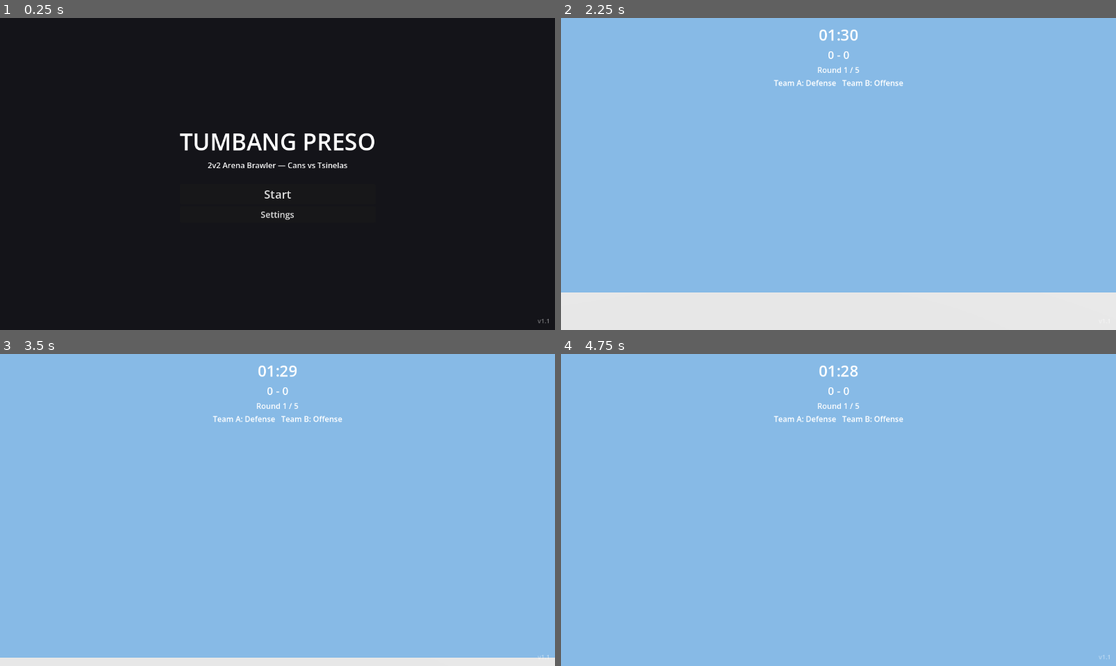
Above: before the commit, frames 1-4 (two rows, left to right).
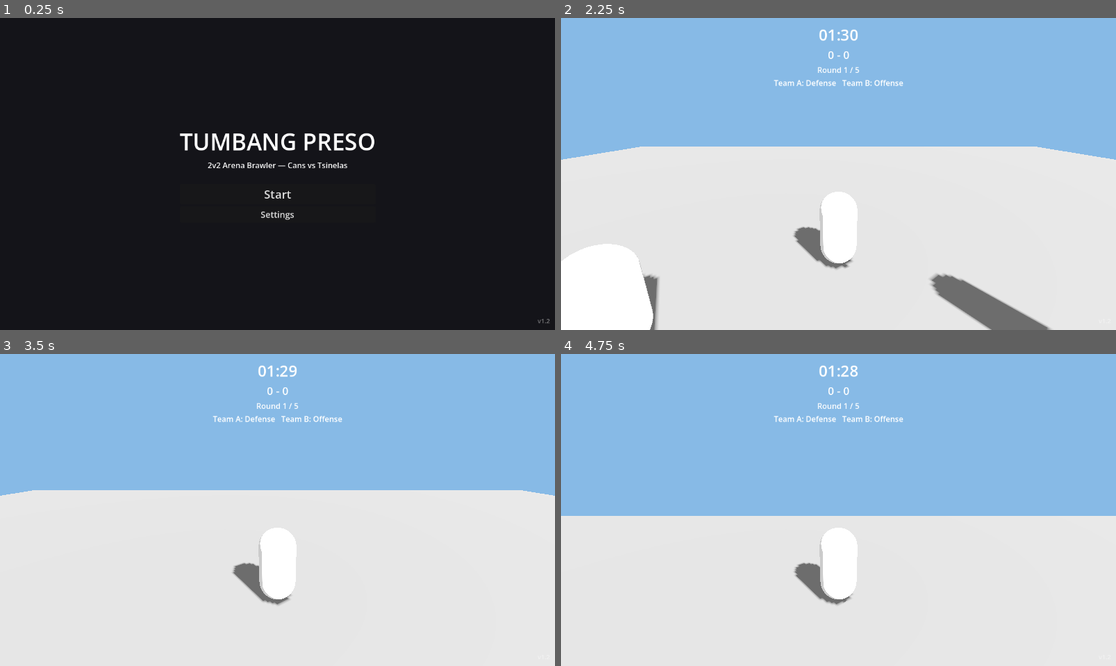
Above: after the commit, the same moments.

Repository: DOST-GameDEV/DOST-GameDev
Game: Godot game, scene res://scenes/ui/MainMenu.tscn
The game is run twice, just before and just after one commit, with the same random seed, the same clock (stepped at 60 frames per second) and the same inputs.
Inputs (mouse positions are in pixels of both pictures, inside the frame that each line leads up to):
- Up to frame 1 (0.25 s): no input
- Up to frame 2 (2.25 s): click "Start" at 0.5 s; click (827, 189) at 1.27 s; type "12" at 1.35 s; click "Local Match (single PC)" at 2 s
- Up to frame 3 (3.5 s): tap Enter (bump_p2) at 2.75 s; move the mouse to (305, 510) at 2.77 s; hold W (move_up_p1) from 2.78 s (still down); tap Space (bump_p1) at 2.85 s
- Up to frame 4 (4.75 s): keep holding W (move_up_p1); move the mouse to (810, 510) at 3.52 s; tap Enter (bump_p2) at 3.6 s; move the mouse to (849, 503) at 4.27 s; tap Ctrl (guard_dash_p2) at 4.35 s

The runs differ from the first frame. In frame 1, less than 0.1% of the frame differs, in the area x 98-99%, y 96-98%; in frame 2, 48%; in frame 3, 54%, in the area x 0-100%, y 43-98%; in frame 4, 48%.

Commit message:
Fix TPP camera pointing away from its own character (v1.2)
Root cause: SpringArm3D pushes its children along its own LOCAL +Z, not
-Z. CameraRig.tscn baked the arm at rotation_degrees (-15, 180, 0) on the
assumption it cast along -Z, so the 180 yaw placed the camera 4.35 units
IN FRONT of the character rather than behind it. The compensating
(0, 180, 0) on TppCamera then aimed it further forward and 15° UP.

Net effect: every Prop's third-person view was a shot of empty sky with
its own character behind the camera. This is what the game actually
looked like when launched — sky, a sliver of ground, no players — and
since main.gd's local flow activates TeamAProp's (a Prop, so TPP) rig by
default, it was the first thing anyone saw on Local Match.

Not a merge regression: the bad bake dates from c7cdf16, where the rig
was built, and docs/Handoff.md item 13 explicitly flagged these exact
transforms as never having been eyeballed because the authoring
environment had no display.

Fix: the arm carries pitch only, (-15, 0, 0) — local +Z is then
(0, +0.259, +0.966), behind and above — and TppCamera carries no rotation,
since the arm's -Z is already "forward and 15° down".

Verified with a real Metal-rendered frame at 1152x648, not headless:
forward · (character − camera) went from -0.972 to +0.972, and the
rendered frame shows the character framed from behind and above with the
arena visible. FPP re-checked in the same pass — eye height, own body
shadow-only, other units visible.

The explanation lives in camera_rig.gd's header rather than as .tscn
comments, which Godot strips whenever the editor re-saves the scene.

Diff:
--- a/project.godot
+++ b/project.godot
@@ -15,7 +15,7 @@
 ; Single source of truth for the build version — see scripts/systems/game_version.gd.
 ; Bump the minor number with every gameplay/UI/model/scene change; shown on screen
 ; (main menu + in-match HUD) so a new build is visually confirmable.
-config/version="1.1"
+config/version="1.2"
 run/main_scene="res://scenes/ui/MainMenu.tscn"
 config/features=PackedStringArray("4.7", "Forward Plus")
 config/icon="res://icon.svg"
--- a/scenes/characters/CameraRig.tscn
+++ b/scenes/characters/CameraRig.tscn
@@ -15,11 +15,10 @@
 
 [node name="TppArm" type="SpringArm3D" parent="."]
 position = Vector3(0, 1.2, 0)
-rotation_degrees = Vector3(-15, 180, 0)
+rotation_degrees = Vector3(-15, 0, 0)
 collision_mask = 1
 spring_length = 4.5
 
 [node name="TppCamera" type="Camera3D" parent="TppArm"]
-rotation_degrees = Vector3(0, 180, 0)
 current = false
 fov = 70.0
--- a/scripts/systems/camera_rig.gd
+++ b/scripts/systems/camera_rig.gd
@@ -18,6 +18,22 @@
 ## over yaw when aim_source is MOUSE, for exactly the one unit a peer
 ## actually controls with a mouse.
 
+## ⚠️ TPP rig geometry — do not "correct" the baked transforms in CameraRig.tscn
+## without re-reading this. `SpringArm3D` pushes its children along its own
+## LOCAL **+Z**, not -Z. The character faces -Z (Godot convention, and what
+## `character_base.gd`'s `look_at()` writes), so the arm must carry pitch ONLY:
+## `rotation_degrees = (-15, 0, 0)` gives a local +Z of (0, +0.259, +0.966) —
+## behind and above the character — and its -Z is then already "forward and 15°
+## down", which is exactly where the camera should look, so `TppCamera` carries
+## no rotation of its own.
+##
+## The original bake was arm `(-15, 180, 0)` + camera `(0, 180, 0)`. The 180 on
+## the arm assumed the spring cast along -Z, so it actually placed the camera
+## 4.35 units IN FRONT of the character; the compensating 180 on the camera then
+## aimed it further forward and 15° UP. Net result: the camera looked away from
+## its own character into empty sky, which is what shipped. Measured as
+## `forward · (character - camera) = -0.972` (it should be ≈ +1). Comments can't
+## live in a .tscn — the editor strips them on save — so the warning lives here.
 enum Mode { FPP, TPP }
 enum AimSource { MOUSE, MOVEMENT }
 
Not shown, changed: docs/Handoff.md
